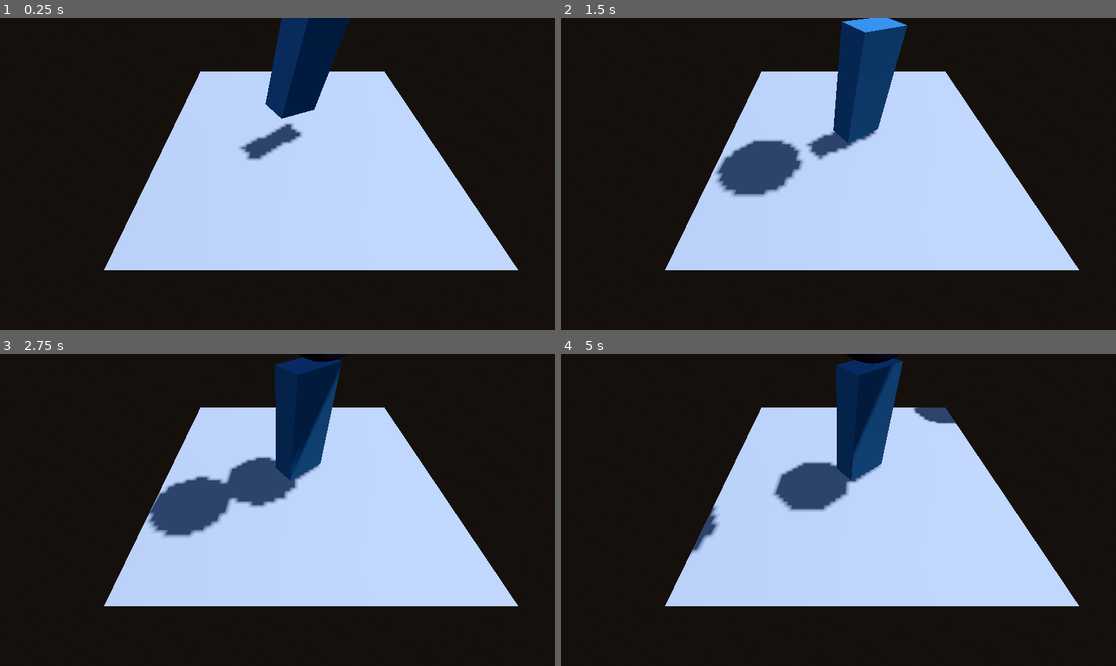
Above: before the commit, frames 1-4 (two rows, left to right).
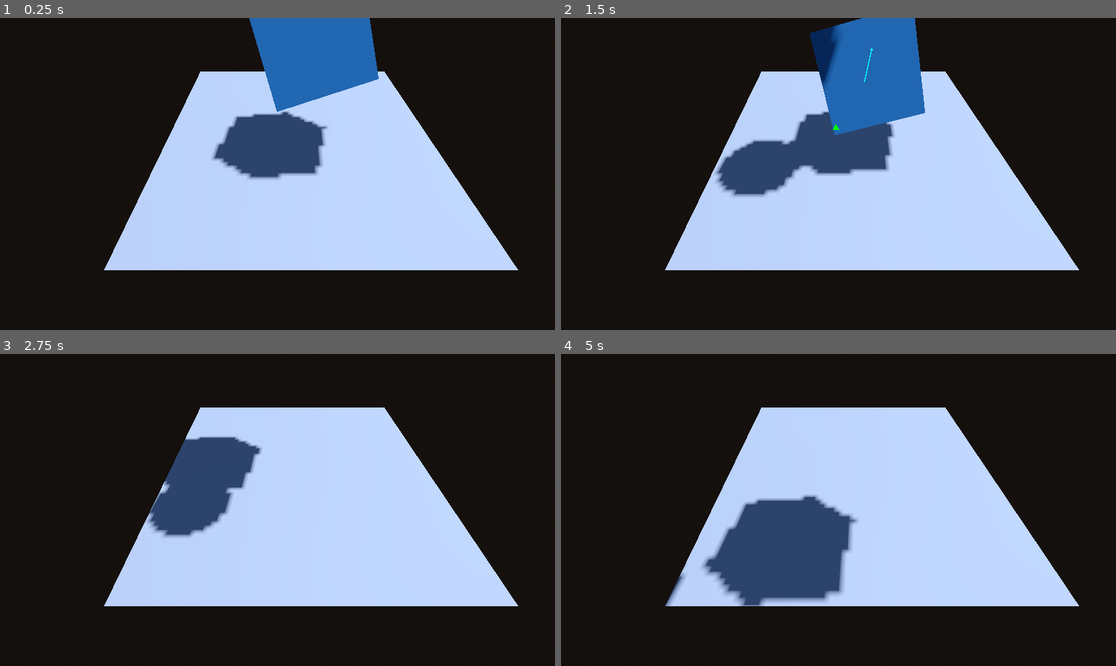
Above: after the commit, the same moments.

Repository: svdragster/Godot-Verlet-Solver
Game: Godot game, scene res://example/3d/Example3D_Box_2.tscn
Same seed, same stepped clock (60 frames per second), same inputs: the game is played once before the commit and once after it. This scene is started directly instead of the project's main scene.
Inputs (mouse positions are in pixels of both pictures, inside the frame that each line leads up to):
- Up to frame 1 (0.25 s): no input
- Up to frame 2 (1.5 s): tap Enter (toggle_simulation) at 0.5 s; move the mouse to (960, 158) at 0.52 s; click (960, 158) at 0.6 s; move the mouse to (727, 189) at 1.27 s; tap S (cam_back) at 1.35 s
- Up to frame 3 (2.75 s): click (166, 525) at 1.55 s; move the mouse to (333, 441) at 2.02 s; hold Shift (cam_fast) from 2.03 s (still down); click (333, 441) at 2.3 s
- Up to frame 4 (5 s): move the mouse to (810, 572) at 2.77 s; release Shift (cam_fast) at 2.78 s; tap W (cam_forward) at 2.85 s; click (810, 572) at 3.05 s; move the mouse to (1005, 556) at 3.52 s; hold A (cam_left) 3.53-4.28 s; click (1005, 556) at 3.8 s; move the mouse to (672, 463) at 4.27 s; right-click (672, 463) at 4.35 s; click (672, 463) at 4.55 s

The runs differ from the first frame. In frame 1, 8.4% of the frame differs, in the area x 38-69%, y 0-52%; in frame 2, 8.4%; in frame 3, 6.6%; in frame 4, 13%, in the area x 18-72%, y 1-81%.

Commit message:
improve box rotation on collision

Diff:
--- a/example/3d/Example3D_Box_2.tscn
+++ b/example/3d/Example3D_Box_2.tscn
@@ -36,7 +36,7 @@
 is_static = true
 
 [node name="VerletBox3D" parent="VerletSolver3D" instance=ExtResource("4_qye72")]
-transform = Transform3D(0.287932, 0.209168, 0.46985, 1.31383, -0.0283021, -0.127139, -0.0847458, 0.271894, -0.374689, 0, 1.17675, 0)
+transform = Transform3D(0.955278, -0.295708, 0, 0.24223, 0.782518, 0.573577, -0.169611, -0.547925, 0.819152, 0, 1.17675, 0)
 
 [node name="DirectionalLight3D" type="DirectionalLight3D" parent="."]
 transform = Transform3D(0.932784, -1.57552e-08, 0.360436, -0.354327, -0.183334, 0.916974, 0.0660802, -0.983051, -0.171011, 0, 2, 0)
--- /dev/null
+++ b/example/3d/Example3D_Box_Sphere.gd
@@ -0,0 +1,15 @@
+extends Node3D
+
+
+# Called when the node enters the scene tree for the first time.
+func _ready():
+	pass
+
+# Called every frame. 'delta' is the elapsed time since the previous frame.
+func _process(delta):
+	if Input.is_action_just_pressed("spawn_object"):
+		var sphere = preload("res://verlet3d/shapes/verlet_sphere_3d.tscn").instantiate()
+		sphere.position = Vector3(0, 4, 0)
+		$VerletSolver3D.add_child(sphere)
+
+	$VerletSolver3D/VerletBox3D.update_position(Vector3(0, 1, 0.5))
--- /dev/null
+++ b/example/3d/Example3D_Box_Sphere.tscn
@@ -0,0 +1,41 @@
+[gd_scene load_steps=8 format=3 uid="uid://bifb7q0vtoqj5"]
+
+[ext_resource type="Script" path="res://example/3d/Example3D_Box_Sphere.gd" id="1_u8d1w"]
+[ext_resource type="PackedScene" uid="uid://bnk7pkj2k3gjf" path="res://example/3d/debug_camera.tscn" id="2_it1jt"]
+[ext_resource type="PackedScene" uid="uid://1ic0f4wrfth0" path="res://verlet3d/verlet_solver_3d.tscn" id="3_wrp2v"]
+[ext_resource type="PackedScene" uid="uid://c4gmrrfbr2agv" path="res://verlet3d/shapes/verlet_box_3d.tscn" id="5_kau3o"]
+
+[sub_resource type="ProceduralSkyMaterial" id="ProceduralSkyMaterial_smfak"]
+sky_top_color = Color(0.298039, 0.443137, 0.717647, 1)
+sky_horizon_color = Color(0.513726, 0.678431, 0.803922, 1)
+ground_bottom_color = Color(0.0941176, 0.0784314, 0.0666667, 1)
+ground_horizon_color = Color(0.615686, 0.388235, 0.294118, 1)
+ground_curve = 0.00378927
+
+[sub_resource type="Sky" id="Sky_lg003"]
+sky_material = SubResource("ProceduralSkyMaterial_smfak")
+
+[sub_resource type="Environment" id="Environment_j7owh"]
+background_mode = 2
+sky = SubResource("Sky_lg003")
+
+[node name="Example3D" type="Node3D"]
+script = ExtResource("1_u8d1w")
+
+[node name="DebugCamera3D" parent="." instance=ExtResource("2_it1jt")]
+transform = Transform3D(1, 0, 0, 0, 0.614658, 0.788794, 0, -0.788794, 0.614658, -0.324685, 2.94611, 2.47351)
+rotation_edit_mode = 2
+
+[node name="VerletSolver3D" parent="." instance=ExtResource("3_wrp2v")]
+substeps = 4
+gravity = Vector3(0, -5, 0)
+
+[node name="VerletBox3D" parent="VerletSolver3D" instance=ExtResource("5_kau3o")]
+transform = Transform3D(1.99371, 0.0792247, 0, -0.158449, 0.996857, 0, 0, 0, 2, 0, 1, -0.5)
+
+[node name="DirectionalLight3D" type="DirectionalLight3D" parent="."]
+transform = Transform3D(0.932784, -1.57552e-08, 0.360436, -0.354327, -0.183334, 0.916974, 0.0660802, -0.983051, -0.171011, 0, 2, 0)
+shadow_enabled = true
+
+[node name="WorldEnvironment" type="WorldEnvironment" parent="."]
+environment = SubResource("Environment_j7owh")
--- a/verlet3d/collisions/verlet_collision_solver_3d.gd
+++ b/verlet3d/collisions/verlet_collision_solver_3d.gd
@@ -209,9 +209,19 @@
 
 		if sphere_distance_to_plane < sphere_shape.radius:
 			# Finally, the sphere is close enough to the plane
-			#debug_draw.add_vector(plane_contact_position, sphere.position, 2, Color.GREEN, true)
-			sphere.position += plane_normal * abs(sphere_distance_to_plane - sphere_shape.radius) * 0.5
-			sphere.friction = 0.98
+			debug_draw.add_vector(plane_contact_position, sphere.position, 2, Color.GREEN, true)
+			var adjusted_distance = abs(sphere_distance_to_plane - sphere_shape.radius)
+			if not sphere.is_static:
+				sphere.position += plane_normal * adjusted_distance * 0.5
+				sphere.friction = 0.98
+
+			if not box.is_static:
+				var rotation_axis : Vector3 = plane_contact_local_position.cross(contact_vector).normalized()
+				debug_draw.add_vector(box.position, box.position + rotation_axis, 2, Color.PURPLE, true)
+				box.angular_acceleration += -rotation_axis * 4.0
+				box.position += plane_normal * 0.0095 * adjusted_distance
+				box.friction = 0.98
+
 			face_collision_success = true
 			break
 
@@ -263,8 +273,16 @@
 			var edge_contact_distance_squared : float = sphere_to_edge_contact_distance - radius_squared
 
 			if edge_contact_distance_squared <= 0:
-				sphere.position += sphere_to_edge_contact.normalized() * sqrt(abs(edge_contact_distance_squared / radius_squared)) * 0.02
-				sphere.friction = 0.98
+				var adjusted_distance = sqrt(abs(edge_contact_distance_squared / radius_squared))
+				if not sphere.is_static:
+					sphere.position += sphere_to_edge_contact.normalized() * adjusted_distance * 0.02
+					sphere.friction = 0.98
+				if not box.is_static:
+					var rotation_axis : Vector3 = sphere_to_edge_contact.normalized().cross(edge_direction).normalized()
+					debug_draw.add_vector(box.position, box.position + rotation_axis, 2, Color.AQUA, true)
+					box.angular_acceleration += -rotation_axis * 4.0
+					box.position += sphere_to_edge_contact.normalized() * 0.0095 * adjusted_distance
+					box.friction = 0.98
 				break  # since a box is convex we can break here. Only one edge will be touched at the same time
 
 
@@ -296,7 +314,7 @@
 
 		var plane_collision_success := false
 
-		if point_distance_to_plane >= -0.05:
+		if point_distance_to_plane >= -0.04:
 			var plane_contact_local_position : Vector3 = plane_contact_position - plane.position
 
 			var contact_x_scale : float = plane.basis.x.dot(plane_contact_local_position) / plane.basis.x.length()
@@ -306,13 +324,14 @@
 
 			if contact_x_scale*contact_x_scale <= plane.basis.x.length_squared() and contact_z_scale*contact_z_scale <= plane.basis.z.length_squared():
 				var contact_distance_squared : float = contact_vector.length_squared()
-				if point_distance_to_plane < 0.05:
+				if point_distance_to_plane < 0.04:
 					debug_draw.add_vector(plane_contact_position, plane_contact_position + contact_vector, 4, Color.GREEN, true)
 					plane_collision_success = true
-					var rotation_dings : Vector3 = plane_contact_local_position.cross(plane_normal).normalized()
-					box.rotate(rotation_dings, 0.003)
-					box.position += plane_normal * 0.0095 * point_distance_to_plane
-					box.friction = 0.98
+					var rotation_axis : Vector3 = plane_contact_local_position.cross(plane_normal).normalized()
+					debug_draw.add_vector(box.position, box.position + rotation_axis, 2, Color.AQUA, true)
+					box.angular_acceleration += rotation_axis * 15.0
+					box.position += plane_normal * 0.04 * point_distance_to_plane
+					box.friction = 0.99
 
 		#if not plane_collision_success:
 		#	debug_draw.add_vector(plane_contact_position, plane_contact_position + contact_vector, 4, Color.PURPLE, true)
--- a/verlet3d/shapes/verlet_box_3d.gd
+++ b/verlet3d/shapes/verlet_box_3d.gd
@@ -72,7 +72,7 @@
 
 func update_rotation(delta : float):
 	var angular_velocity : Vector3 = (rotation - last_rotation) * friction
-	if angular_velocity.length_squared() < 0.005:
+	if angular_velocity.length_squared() < 0.0005:
 		angular_velocity = Vector3.ZERO
 		last_rotation = rotation
 	var new_rotation : Vector3 = rotation + angular_velocity + (angular_acceleration) * (delta * delta)
